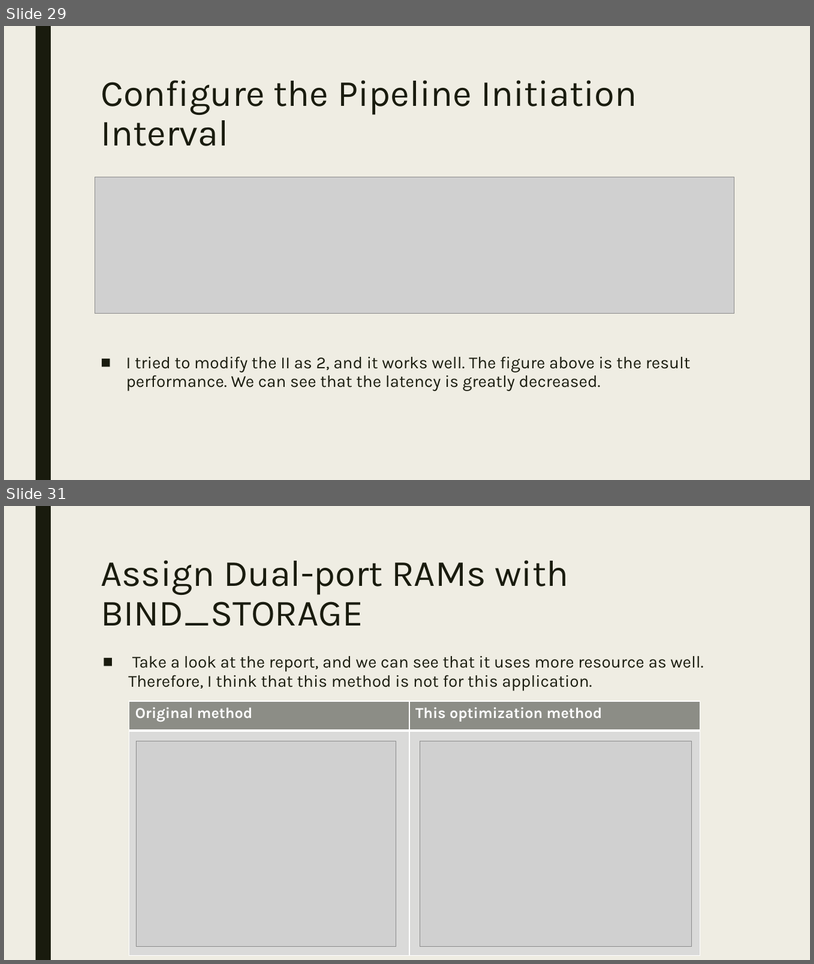
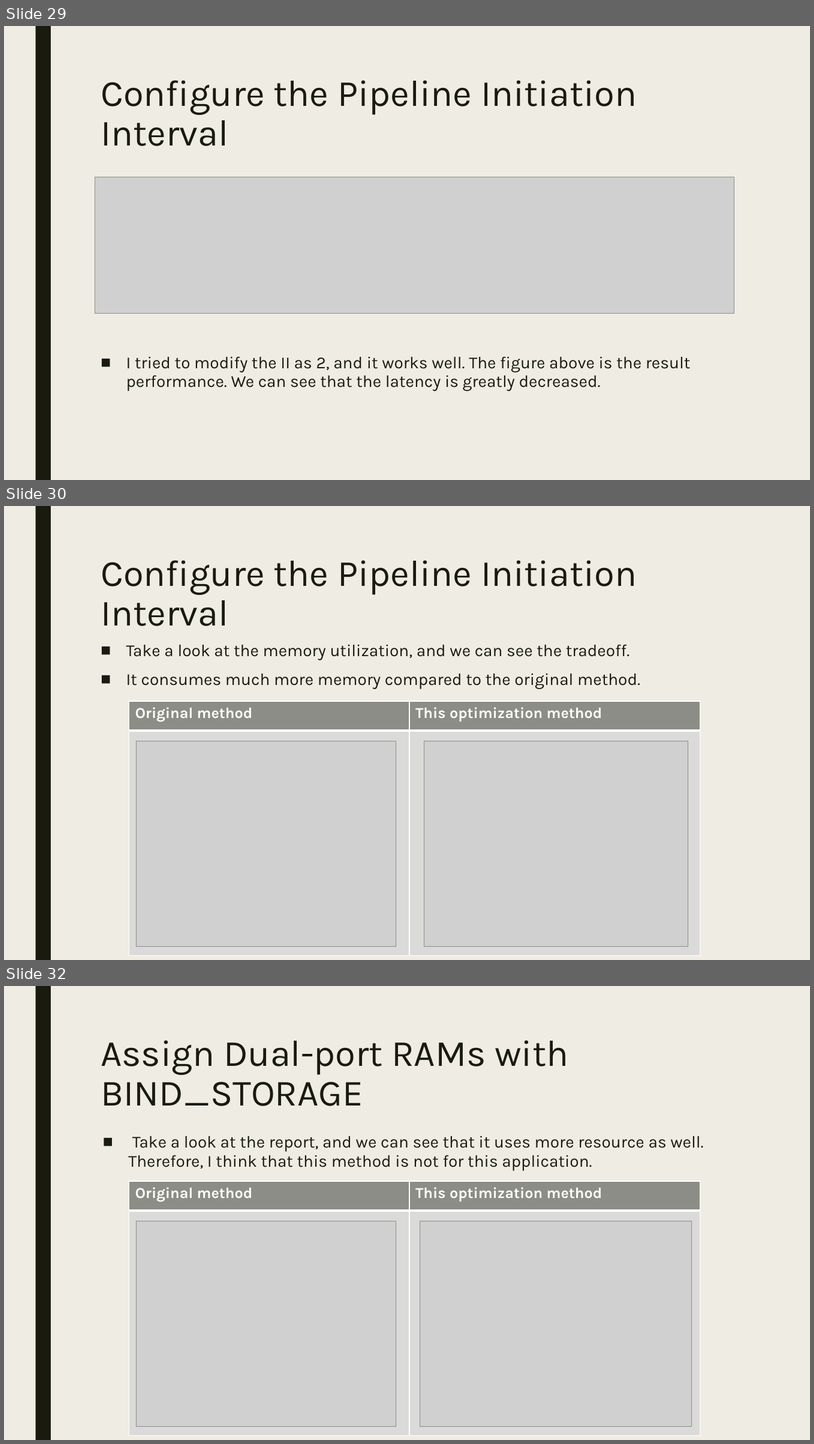
Before and after one commit to JasonYanggg/HLS, a slide deck: dct_prj/110061519_labA_report.pptx. Shown one above the other, each under a label of ours: slides 29 and 31 before the commit, slides 29, 30 and 32 after it; the slides between them are not shown. The pictures are 814x964 and 814x1444 pixels, drawn with LibreOffice and Linux fonts; fonts in the diff are those of the drawing; grey boxes stand for pictures. Boxes give left, top, right and bottom in pixels: in the first picture for what was removed or moved away, otherwise in the second. Text is boxed around its words. In the diff, an @@ line names an element or a change of style, - is before the commit and + after.

```diff
--- a/dct_prj/110061519_labA_report.pptx
+++ b/dct_prj/110061519_labA_report.pptx
@@ slide 30 added at bbox=[4, 506, 810, 960], background #EFEDE3; not listed: 1 template element that a slide beside it also shows @@
@@ title added at bbox=[101, 560, 637, 626], 44 pt, text #191B0E @@
+Configure the Pipeline Initiation Interval
@@ text added at bbox=[126, 644, 641, 689], 20 pt, text #191B0E @@
+■ Take a look at the memory utilization, and we can see the tradeoff.
+■ It consumes much more memory compared to the original method.
@@ table added at bbox=[129, 701, 700, 955], 2 rows, 2 columns @@
+Original method | This optimization method
+ | 
@@ picture added at bbox=[137, 741, 396, 946] @@
@@ picture added at bbox=[425, 741, 688, 946] @@
@@ what was slide 31 is now slide 32 @@
```
Also in this commit, not shown: 5 slides changed, 5 other slides added, 1 other file.
